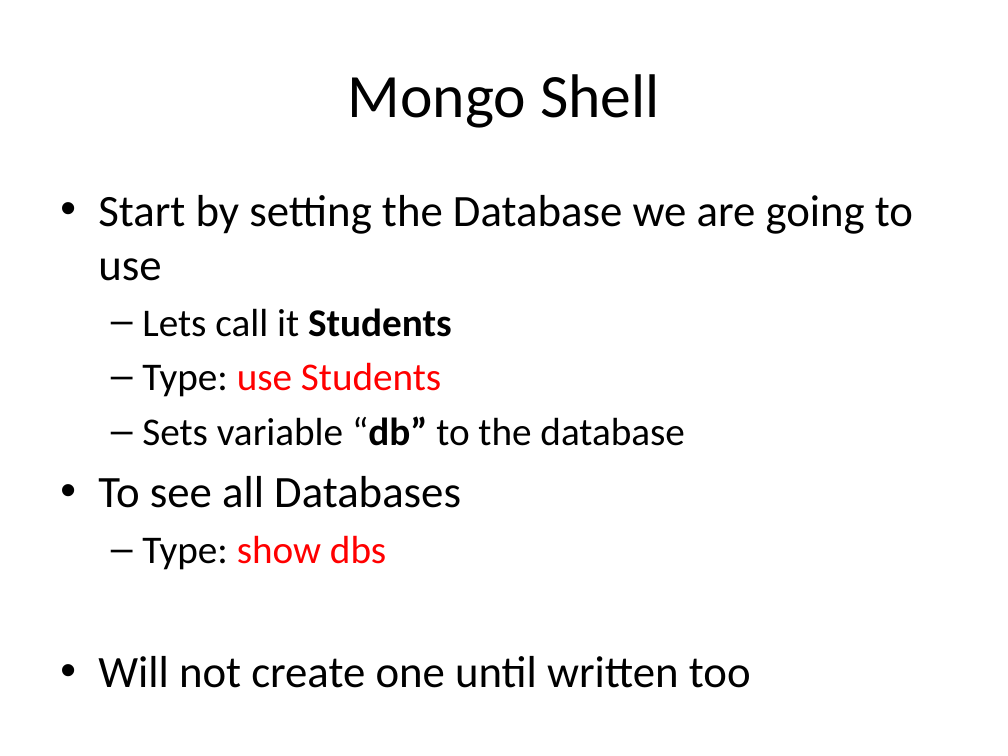
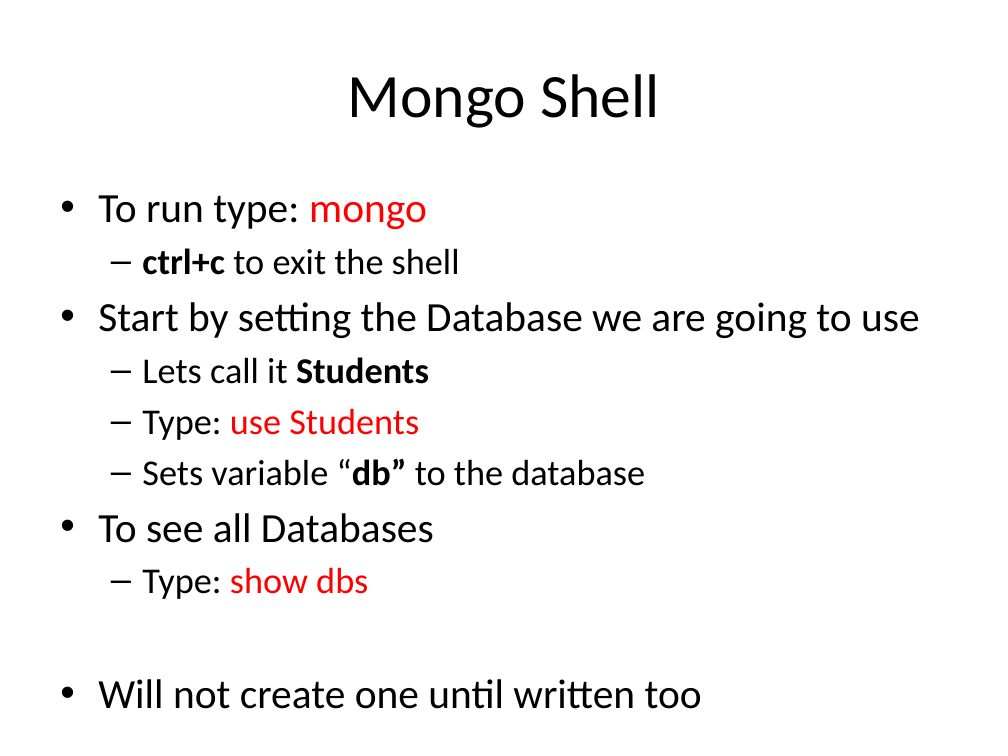
Before and after one commit to sjfricke/IEEE-Mini-Projects-UW-Madison, a slide deck: slide 28 of Tutorial/PowerPoint Versions/MongoDB and Databases.pptx (slide 15 before the commit). Drawn at 1008x756 pixels with LibreOffice and Linux fonts; fonts in the diff are those of the drawing. Boxes give left, top, right and bottom in pixels: in the first picture for what was removed or moved away, otherwise in the second. Text is boxed around its words. In the diff, an @@ line names an element or a change of style, - is before the commit and + after.

Commit message:
update mongo slides

```diff
--- a/Tutorial/PowerPoint Versions/MongoDB and Databases.pptx
+++ b/Tutorial/PowerPoint Versions/MongoDB and Databases.pptx
@@ text at box(98, 195, 460, 275): paragraphs added @@
+• To run type: mongo
+  – ctrl+c to exit the shell
@@ text at box(98, 302, 920, 709): size 32 to 29.6 pt in "Start by setting the Database we are ...", "To see all Databases", "Will not create one until written too"; size 28 to 25.9 pt in "Lets call it Students", "Type: use Students", "Sets variable “db” to the database", "Type: show dbs" @@
```
Also in this commit, not shown: 8 other slides changed, 13 slides added, 1 other file.
